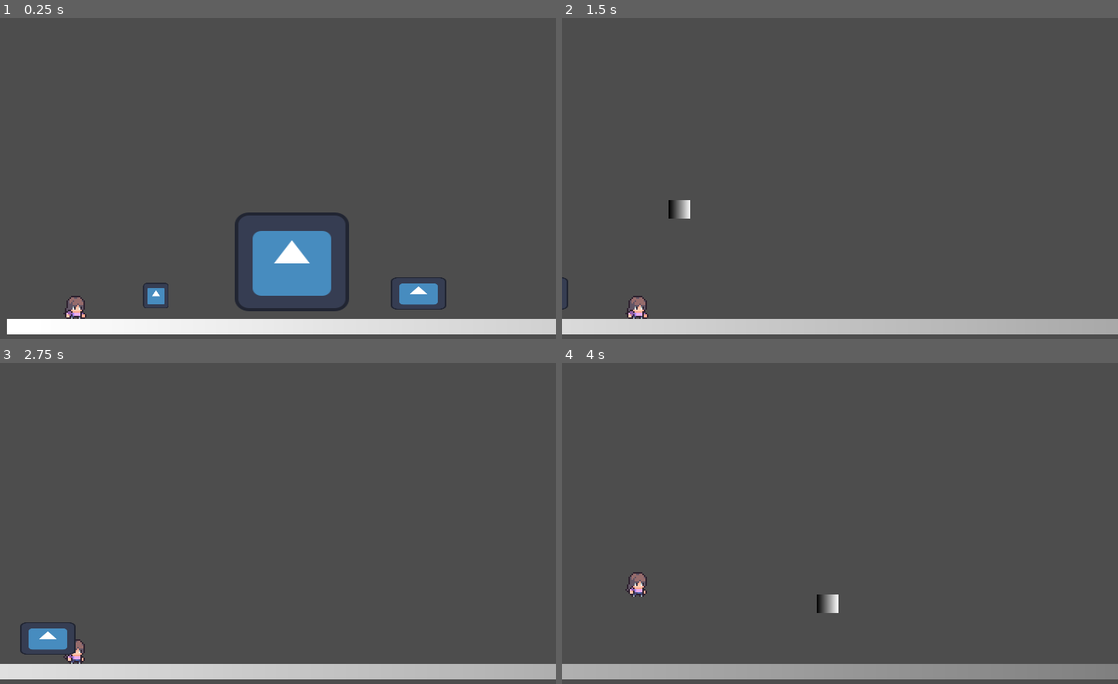
Above: before the commit, frames 1-4 (two rows, left to right).
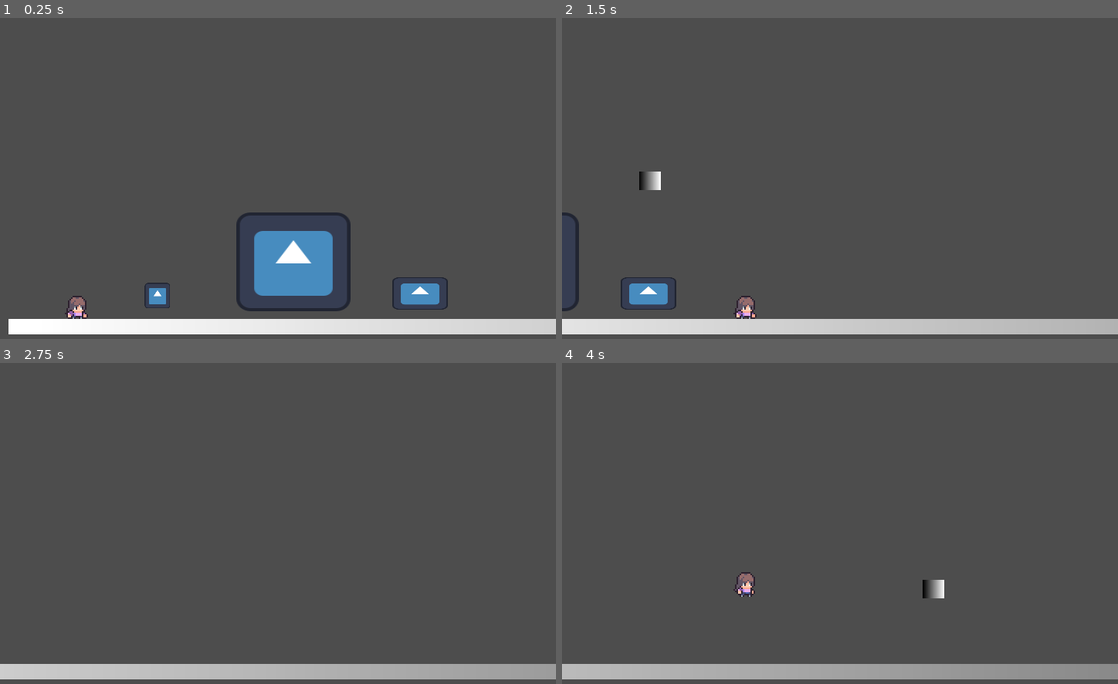
Above: after the commit, the same moments.

Repository: ajogerio/monkey-game
Game: Godot game, scene res://Scenes/game_scene.tscn
Two runs of this game, one before a commit and one after it. Both use one fixed random seed, a clock stepped at 60 frames per second and the inputs below. This scene is started directly instead of the project's main scene. The engine's default icon, where the game draws it, is replaced by a stand-in: a white triangle on a blue panel in a dark square.
Inputs (mouse positions are in pixels of both pictures, inside the frame that each line leads up to):
- Up to frame 1 (0.25 s): no input
- Up to frame 2 (1.5 s): tap Enter at 0.5 s; move the mouse to (962, 184) at 0.52 s; hold D (move_right) from 0.53 s (still down); click (962, 184) at 0.6 s; tap W (jump) at 0.77 s; move the mouse to (728, 220) at 1.27 s; click (728, 220) at 1.35 s
- Up to frame 3 (2.75 s): tap W (jump) at 1.52 s; move the mouse to (333, 465) at 2.02 s; release D (move_right) at 2.03 s; hold A (move_left) from 2.03 s (still down); click (333, 465) at 2.1 s
- Up to frame 4 (4 s): move the mouse to (812, 623) at 2.77 s; release A (move_left) at 2.78 s; hold D (move_right) from 2.78 s (still down); click (812, 623) at 2.85 s; tap W (jump) at 3.02, 3.77 s; move the mouse to (1006, 603) at 3.52 s; click (1006, 603) at 3.6 s

The runs differ from the first frame. In frame 1, 0.9% of the frame differs, in the area x 1-81%, y 60-99%; in frame 2, 1.5%, in the area x 0-35%, y 47-94%; in frame 3, 0.7%; in frame 4, 0.7%.

Commit message:
fix: camera pans after player surpasses deadzone

Diff:
--- a/Scenes/game_scene.tscn
+++ b/Scenes/game_scene.tscn
@@ -19,15 +19,6 @@
 scale = Vector2(0.128906, 0.128906)
 texture = ExtResource("5_c87le")
 
-[node name="Camera2D" parent="." node_paths=PackedStringArray("player_node") instance=ExtResource("3_ap1i3")]
-position = Vector2(179, 119)
-drag_left_margin = 0.0
-drag_top_margin = 0.0
-drag_right_margin = 1.0
-drag_bottom_margin = 0.0
-script = ExtResource("3_rhkxv")
-player_node = NodePath("../Player")
-
 [node name="Icon2" type="Sprite2D" parent="."]
 position = Vector2(188, 157)
 scale = Vector2(0.578125, 0.5)
@@ -37,3 +28,13 @@
 position = Vector2(270, 177.5)
 scale = Vector2(0.28125, 0.164063)
 texture = ExtResource("5_c87le")
+
+[node name="Camera2D" parent="." node_paths=PackedStringArray("player_node") instance=ExtResource("3_ap1i3")]
+position = Vector2(-2, -1)
+anchor_mode = 0
+drag_left_margin = 1.0
+drag_top_margin = 0.0
+drag_right_margin = 1.0
+drag_bottom_margin = 0.0
+script = ExtResource("3_rhkxv")
+player_node = NodePath("../Player")
--- a/Scripts/camera.gd
+++ b/Scripts/camera.gd
@@ -1,15 +1,19 @@
 extends Camera2D
 
 @export var player_node: CharacterBody2D
-@export var deadzone_world: float = 45  # world units
+@export var deadzone_percent: float = 0.3
+@export var camera_follow_speed: float = 20.0
 
 func _process(delta: float) -> void:
 	if not player_node:
 		return
 
-	var viewport_width = get_viewport().size.x
-	var viewport_left_edge_position = global_position.x - (viewport_width / 2)
-	var player_distance_from_viewport_left_edge = player_node.global_position.x - viewport_left_edge_position
+	var viewport_width = get_viewport_rect().size.x
+	var move_camera_when_player_passes_this_barrier = global_position.x + (viewport_width * deadzone_percent)
+	var player_position_x = player_node.position.x
 
-	if player_distance_from_viewport_left_edge > deadzone_world:
-		global_position.x += player_node.velocity.x * delta
+	if player_position_x > move_camera_when_player_passes_this_barrier:
+		var overshoot_distance_of_player_from_barrier = player_node.global_position.x - (viewport_width * deadzone_percent)
+
+		# smoothly transition the camera to close the overshoot of the player from the barrier
+		global_position.x = lerp(global_position.x, overshoot_distance_of_player_from_barrier, camera_follow_speed * delta)
